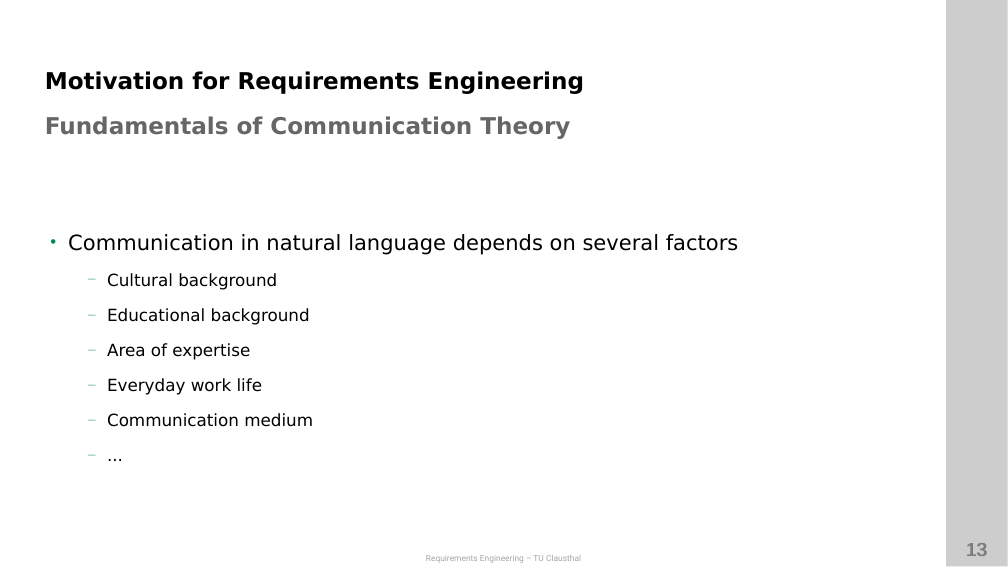
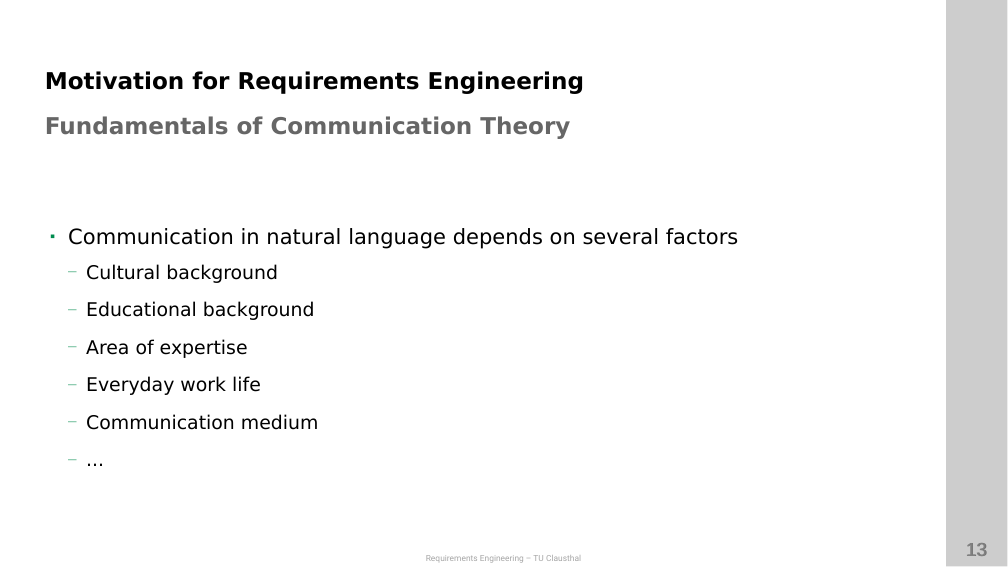
Before and after one commit to ETCE-LAB/teaching-material, a slide deck: slide 13 of Requirements-Engineering/RE-L01-Introduction.pptx. Drawn at 1008x567 pixels with LibreOffice and Linux fonts; fonts in the diff are those of the drawing; background and template pictures are left out. Boxes give left, top, right and bottom in pixels: in the first picture for what was removed or moved away, otherwise in the second. Text is boxed around its words. In the diff, an @@ line names an element or a change of style, - is before the commit and + after.

```diff
--- a/Requirements-Engineering/RE-L01-Introduction.pptx
+++ b/Requirements-Engineering/RE-L01-Introduction.pptx
@@ text "Communication in natural language depends ..." at box(68, 228, 738, 430): size 16 to 18 pt in "Cultural background", "Educational background", "Area of expertise", "Everyday work life" and 2 more places; bullet • to ◾; indent changed; less space between paragraphs @@
```
Also in this commit, not shown: 33 other slides changed, 1 other file.
